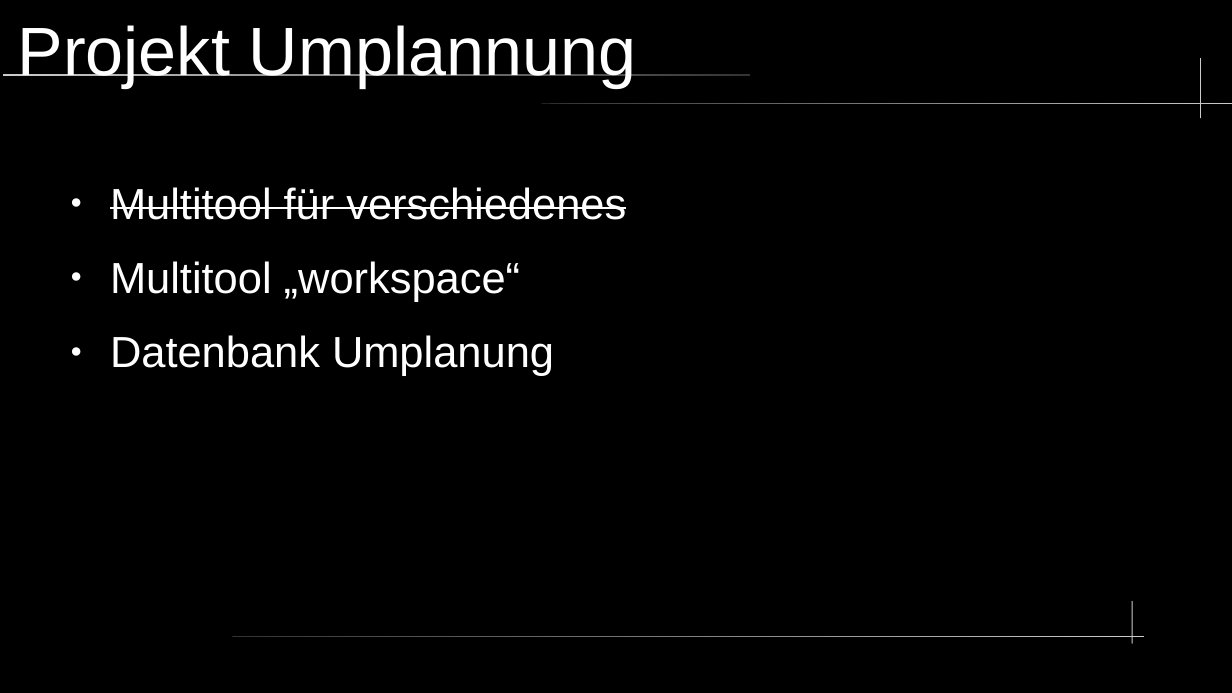
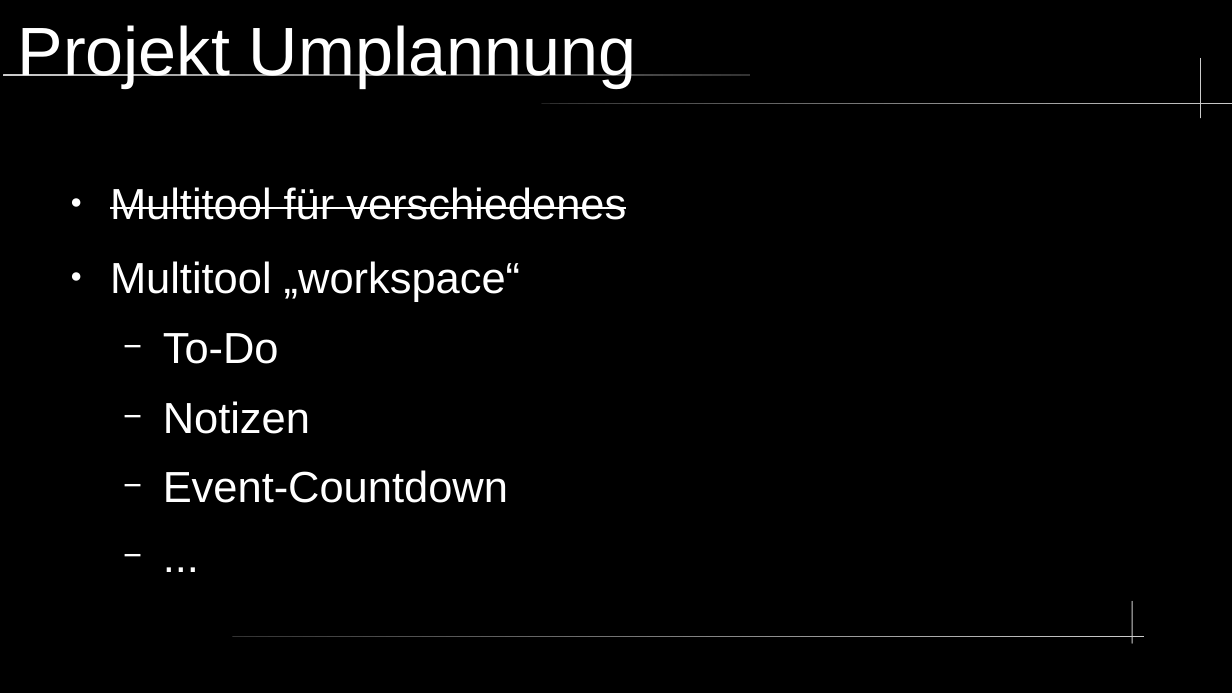
Before and after one commit to Timo348/Projektarbeit, a slide deck: slide 2 of (no_code)/Presifür18.odp. Drawn at 1232x693 pixels with LibreOffice and Linux fonts; fonts in the diff are those of the drawing. Boxes give left, top, right and bottom in pixels: in the first picture for what was removed or moved away, otherwise in the second. Text is boxed around its words. In the diff, an @@ line names an element or a change of style, - is before the commit and + after.

```diff
--- a/(no_code)/Presifür18.odp
+++ b/(no_code)/Presifür18.odp
@@ text at (x1=163, y1=333, x2=508, y2=503): text changed @@
-● Datenbank Umplanung
+  − To-Do
+  − Notizen
+  − Event-Countdown
+  − ...
```
Also in this commit, not shown: 3 other slides changed, 4 slides added, 1 other file.
